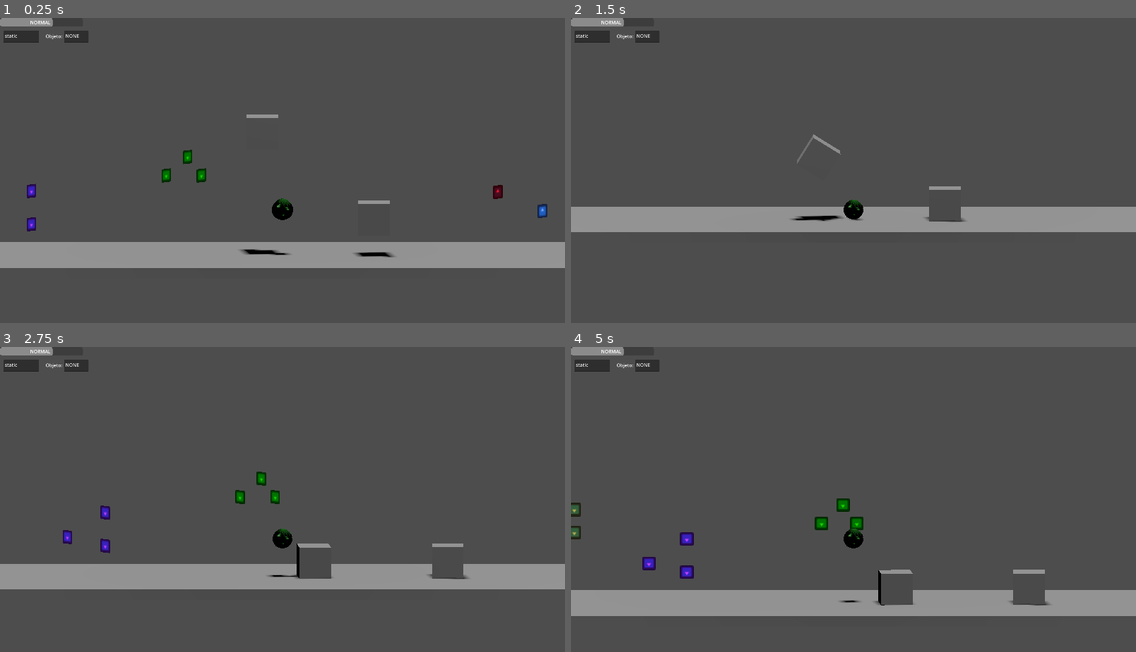
Above: before the commit, frames 1-4 (two rows, left to right).
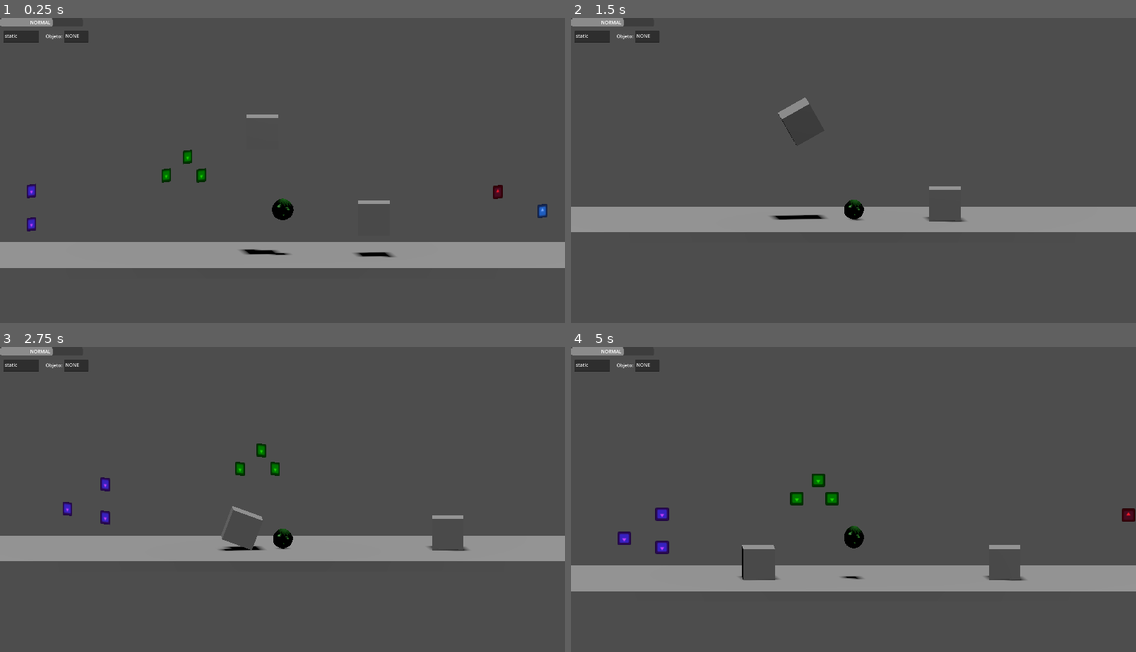
Above: after the commit, the same moments.

Repository: Isaac-Salas/GameOff2023
Game: Godot game, scene res://Levels/LevelTest.tscn
The game is run twice, just before and just after one commit, with the same random seed, the same clock (stepped at 60 frames per second) and the same inputs. The engine's default icon, where the game draws it, is replaced by a stand-in: a white triangle on a blue panel in a dark square.
Inputs:
- Up to frame 1 (0.25 s): no input
- Up to frame 2 (1.5 s): tap Enter (ui_accept) at 0.5, 0.6, 0.77, 1.07 s; hold Up (ui_up) from 0.53 s (still down); tap X at 1.35 s
- Up to frame 3 (2.75 s): tap Enter (ui_accept) at 1.52, 1.55, 1.82, 2.3 s; release Up (ui_up) at 2.03 s; hold Left (ui_left) from 2.03 s (still down); hold Z from 2.03 s (still down)
- Up to frame 4 (5 s): release Z at 2.78 s; tap C at 2.85 s; tap Enter (ui_accept) at 3.02, 3.05, 3.32, 3.6, 3.77, 4.07, 4.52, 4.55, 4.82 s; release Left (ui_left) at 3.53 s; hold Down (ui_down) 3.53-4.28 s; hold Right (ui_right) from 4.28 s (still down); tap X at 4.35 s

The runs differ from the first frame. In frame 1, less than 0.1% of the frame differs, in the area x 48-52%, y 59-67%; in frame 2, 0.4%; in frame 3, 16%; in frame 4, 17%, in the area x 0-100%, y 41-89%.

Commit message:
3D model and Speed
Fixed player speed again and added 3D model with animations to the character

Diff:
--- a/Player/PlayerTest.gd
+++ b/Player/PlayerTest.gd
@@ -8,7 +8,7 @@
 
 
 func _physics_process(delta):
-	#print("Jumpvel:",GlobalVar.JUMP_VELOCITY, "Vel:",GlobalVar.SPEED)
+	print("Jumpvel:",GlobalVar.JUMP_VELOCITY, "Vel:",GlobalVar.SPEED)
 	position.z == 0
 	var pos = get_node(".").position
 	#Updating the label
@@ -56,12 +56,17 @@
 
 	# Handle Jump.
 	if Input.is_action_just_pressed("ui_accept") and is_on_floor():
+		var jumpanim = get_node("MeshInstance3D/(Jump-Animation)Prot-Slime 3d").find_child("AnimationPlayer")
+		jumpanim.play("Action")
 		velocity.y = GlobalVar.JUMP_VELOCITY
 
-	# Speed and Jump velocity tweaks when shrinking or getting big
+	# Speed and Jump velocity tweaks when shrinking or getting bigv
 	if not GlobalVar.CURRENT == "NORMAL" and GlobalVar.sizefactor < 1:
-		GlobalVar.SPEED = snapped(10 / (0.4 + GlobalVar.sizefactor), 1)
-		GlobalVar.JUMP_VELOCITY =snapped( 20 / (0.4 + GlobalVar.sizefactor),1 )
+		GlobalVar.SPEED = snapped(10 / (0.3 + GlobalVar.sizefactor), 1)
+		GlobalVar.JUMP_VELOCITY =snapped( 20 / (0.3 + GlobalVar.sizefactor),1 )
+	else:
+		GlobalVar.SPEED = 10
+		GlobalVar.JUMP_VELOCITY = 20
 
 
 
--- a/Player/PlayerTest.tscn
+++ b/Player/PlayerTest.tscn
@@ -1,7 +1,7 @@
 [gd_scene load_steps=12 format=3 uid="uid://dfesb1kbd4d35"]
 
 [ext_resource type="Script" path="res://Player/PlayerTest.gd" id="1_20tws"]
-[ext_resource type="PackedScene" uid="uid://bi41fhe1dahtb" path="res://Models/Player/(Jump-Animation)Prot-Slime 3d.glb" id="2_x6n6i"]
+[ext_resource type="PackedScene" uid="uid://vyuurvfh16o7" path="res://Player/SlimewAnim.tscn" id="2_lepl1"]
 
 [sub_resource type="PlaceholderMesh" id="PlaceholderMesh_7qnl7"]
 
@@ -56,8 +56,8 @@
 [node name="MeshInstance3D" type="MeshInstance3D" parent="."]
 mesh = SubResource("PlaceholderMesh_7qnl7")
 
-[node name="(Jump-Animation)Prot-Slime 3d" parent="MeshInstance3D" instance=ExtResource("2_x6n6i")]
-transform = Transform3D(1, 0, 0, 0, 1, 0, 0, 0, 1, 0, -1, 0)
+[node name="(Jump-Animation)Prot-Slime 3d" parent="MeshInstance3D" instance=ExtResource("2_lepl1")]
+transform = Transform3D(1, 0, 0, 0, 1, 0, 0, 0, 1, 0.03, -1, 0)
 
 [node name="CollisionShape3D" type="CollisionShape3D" parent="."]
 shape = SubResource("CapsuleShape3D_b827x")
@@ -106,7 +106,8 @@
 axis_lock_angular_z = true
 can_sleep = false
 freeze = true
-linear_velocity = Vector3(5, 0, 0)
+linear_velocity = Vector3(0, 8, 0)
+linear_damp = 3.0
 
 [node name="CollisionShape3D" type="CollisionShape3D" parent="ColisionArriba"]
 shape = SubResource("BoxShape3D_qpuui")
